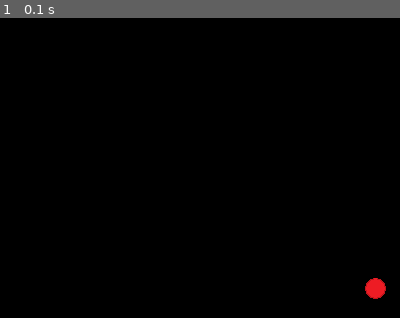
Above: before the commit, frame 1.
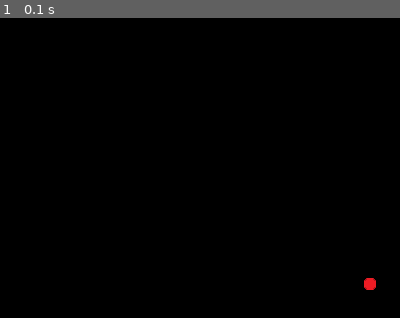
Above: after the commit, the same moment.

Repository: Avil-coder/GitProjectPygame
Game: pygame game, started from main.py
The game is run twice, just before and just after one commit, with the same random seed, the same clock (stepped at 60 frames per second) and the same inputs.
Inputs:
- Up to frame 1 (0.1 s): no input
The pictures show only the part of the screen within x 50-100%, y 50-100%; the shares and areas given below are measured in that part.

The runs differ from the first frame. In frame 1, 0.2% of the frame differs, in the area x 91-97%, y 86-94%.

Commit message:
Добавлено хп

Diff:
--- a/main.py
+++ b/main.py
@@ -108,15 +108,15 @@
         textRectObj = textSurfaceObj.get_rect()
         textRectObj.center = (750, 30)
         screen.blit(textSurfaceObj, textRectObj)
-        if self.score != 0 and randint(0, 50) == 6:
+        if self.score != 0 and self.score == 10:
+            for i in range(3):
+                Fall_blocks(blk_image)
             block_sprites.update()
             block_sprites.draw(screen)
 
 
 AnimatedSprite(image_stop, 1, 1, 80, 80)
 Dot(dot_image)
-for i in range(3):
-    Fall_blocks(blk_image)
 while running:
     clock.tick(FPS)
     for event in pygame.event.get():
Binary file changed: data/Dot2.png
Binary file added: data/heart.png
